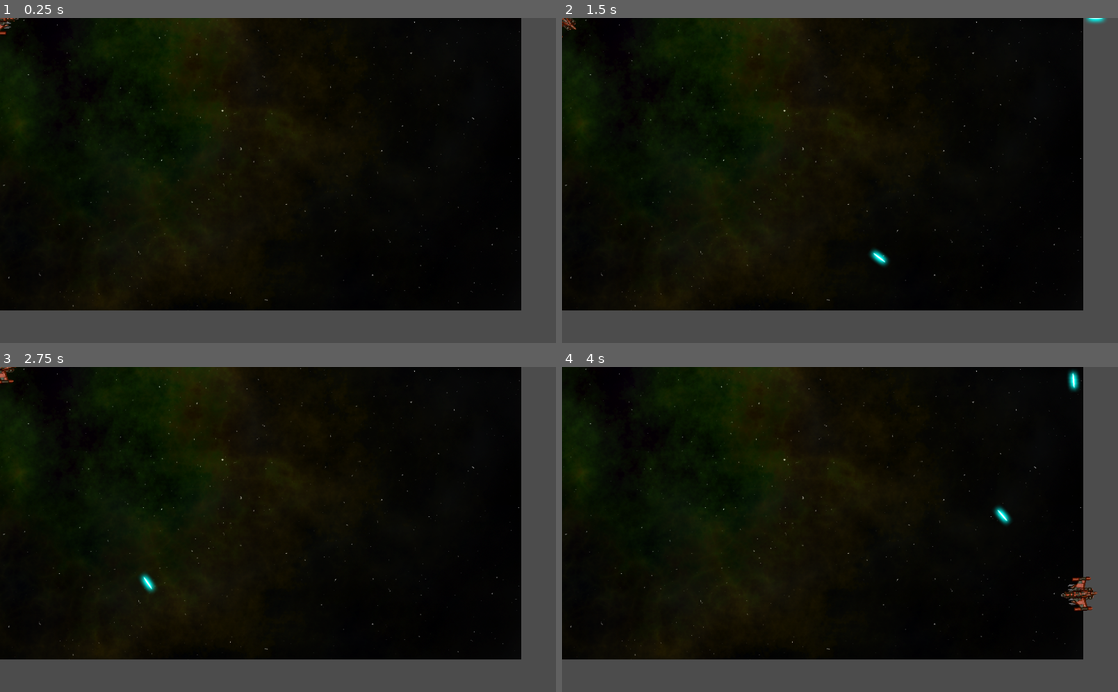
Above: before the commit, frames 1-4 (two rows, left to right).
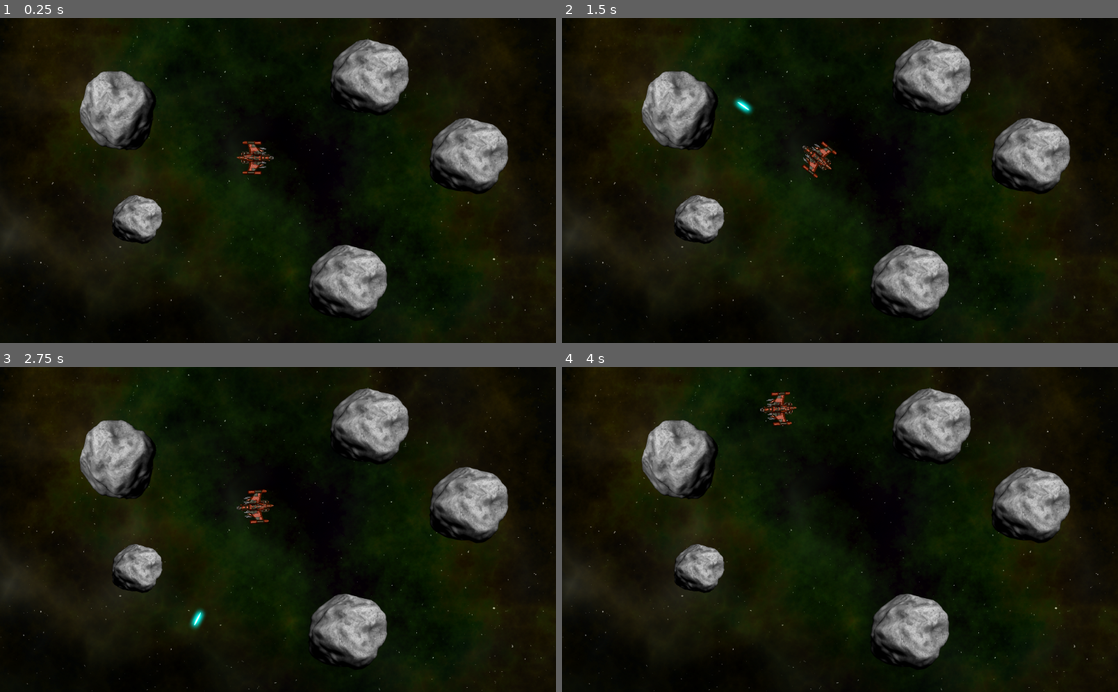
Above: after the commit, the same moments.

Repository: BananaBrainBob/Godot-Projects
Game: Godot game, scene res://Scenes/Main/Main.tscn
Same seed, same stepped clock (60 frames per second), same inputs: the game is played once before the commit and once after it.
Inputs:
- Up to frame 1 (0.25 s): no input
- Up to frame 2 (1.5 s): tap Enter at 0.5 s; hold Right (rotate_right) 0.53-1.28 s; hold Space (shoot) 0.53-1.28 s; hold A (rotate_left) from 1.28 s (still down); tap Space (shoot) at 1.35 s
- Up to frame 3 (2.75 s): release A (rotate_left) at 2.03 s; hold Right (rotate_right) from 2.03 s (still down); hold Space (shoot) from 2.03 s (still down)
- Up to frame 4 (4 s): release Right (rotate_right) at 2.78 s; release Space (shoot) at 2.78 s; hold Up (thrust) 2.78-3.53 s; tap Space (shoot) at 2.85 s; hold A (rotate_left) from 3.53 s (still down); hold Space (shoot) from 3.53 s (still down)

The runs differ from the first frame. In frame 1, 33% of the frame differs, in the area x 0-100%, y 0-100%; in frame 2, 33%; in frame 3, 33%; in frame 4, 33%.
Error after the commit: Invalid operands 'float' and 'Nil' in operator '+'. (res://Scenes/Rock/Rock.gd:24)

Commit message:
did some shit

Diff:
--- a/Space Rocks/Scenes/Main/Main.tscn
+++ b/Space Rocks/Scenes/Main/Main.tscn
@@ -1,15 +1,79 @@
-[gd_scene load_steps=4 format=2]
+[gd_scene load_steps=7 format=2]
 
 [ext_resource path="res://Scenes/Player/Player.tscn" type="PackedScene" id=1]
 [ext_resource path="res://Scenes/Main/space_background.png" type="Texture" id=2]
 [ext_resource path="res://Scenes/Main/Main.gd" type="Script" id=3]
+[ext_resource path="res://Scenes/Rock/Rock.tscn" type="PackedScene" id=4]
+
+[sub_resource type="CircleShape2D" id=2]
+radius = 72.33
+
+[sub_resource type="CircleShape2D" id=1]
+radius = 45.62
 
 [node name="Main" type="Node"]
 script = ExtResource( 3 )
 
 [node name="Background" type="Sprite" parent="."]
+position = Vector2( 500, 274 )
 texture = ExtResource( 2 )
 
 [node name="Player" parent="." instance=ExtResource( 1 )]
+position = Vector2( 470, 258 )
+
+[node name="Rock" parent="." instance=ExtResource( 4 )]
+position = Vector2( 863, 253 )
+__meta__ = {
+"_edit_group_": true
+}
+
+[node name="CollisionShape2D" parent="Rock" index="1"]
+shape = SubResource( 2 )
+
+[node name="Rock3" parent="." instance=ExtResource( 4 )]
+position = Vector2( 680, 108 )
+__meta__ = {
+"_edit_group_": true
+}
+
+[node name="CollisionShape2D" parent="Rock3" index="1"]
+shape = SubResource( 2 )
+
+[node name="Rock4" parent="." instance=ExtResource( 4 )]
+position = Vector2( 640, 487 )
+__meta__ = {
+"_edit_group_": true
+}
+
+[node name="CollisionShape2D" parent="Rock4" index="1"]
+shape = SubResource( 2 )
+
+[node name="Rock5" parent="." instance=ExtResource( 4 )]
+position = Vector2( 215, 171 )
+rotation = -1.54197
+__meta__ = {
+"_edit_group_": true
+}
+
+[node name="CollisionShape2D" parent="Rock5" index="1"]
+shape = SubResource( 2 )
+
+[node name="Rock2" parent="." instance=ExtResource( 4 )]
+position = Vector2( 252, 371 )
+__meta__ = {
+"_edit_group_": true
+}
+
+[node name="Sprite" parent="Rock2" index="0"]
+scale = Vector2( 0.64, 0.64 )
+
+[node name="CollisionShape2D" parent="Rock2" index="1"]
+shape = SubResource( 1 )
 
 [connection signal="shoot" from="Player" to="." method="_on_Player_shoot"]
+
+[editable path="Rock"]
+[editable path="Rock3"]
+[editable path="Rock4"]
+[editable path="Rock5"]
+[editable path="Rock2"]
--- /dev/null
+++ b/Space Rocks/Scenes/Rock/Rock.gd
@@ -0,0 +1,32 @@
+extends RigidBody2D
+
+var screensize := Vector2()
+var size
+var radius
+var scale_factor
+
+
+func start(pos, vel, _size):
+	position = pos
+	size =_size
+	mass = 1.5*size
+	$Sprite.scale = Vector2(1,1) * scale_factor * size
+	radius = int($Sprite.texture.get_size().x/2 *scale_factor *size)
+	var shape = CircleShape2D.new()
+	shape.radius = radius
+	$CollisionShape2D.shape = shape
+	linear_velocity = vel
+	angular_velocity = rand_range(-1.5,1.5)
+
+func _integrate_forces(physics_state : Physics2DDirectBodyState) -> void:
+	var xform := physics_state.get_transform() as Transform2D
+
+	if xform.origin.x > screensize.x + radius:
+		xform.origin.x = 0
+	if xform.origin.x < 0:
+		xform.origin.x = screensize.x + radius
+	if xform.origin.y > screensize.y + radius:
+		xform.origin.y = 0
+	if xform.origin.y < 0:
+		xform.origin.y = screensize.y + radius
+	physics_state.set_transform(xform)
--- /dev/null
+++ b/Space Rocks/Scenes/Rock/Rock.tscn
@@ -0,0 +1,18 @@
+[gd_scene load_steps=4 format=2]
+
+[ext_resource path="res://Scenes/Rock/rock.png" type="Texture" id=1]
+[ext_resource path="res://Scenes/Rock/Rock.gd" type="Script" id=2]
+
+[sub_resource type="PhysicsMaterial" id=1]
+bounce = 1.0
+
+[node name="Rock" type="RigidBody2D"]
+physics_material_override = SubResource( 1 )
+linear_damp = 0.0
+angular_damp = 0.0
+script = ExtResource( 2 )
+
+[node name="Sprite" type="Sprite" parent="."]
+texture = ExtResource( 1 )
+
+[node name="CollisionShape2D" type="CollisionShape2D" parent="."]
--- a/Space Rocks/project.godot
+++ b/Space Rocks/project.godot
@@ -13,6 +13,11 @@
 config/name="Space Rocks"
 run/main_scene="res://Scenes/Main/Main.tscn"
 config/icon="res://Space-Rocks-Icon.png"
+
+[display]
+
+window/stretch/mode="viewport"
+window/stretch/aspect="keep"
 
 [gui]
 
Renamed: Space Rocks/assets/rock.png -> Space Rocks/Scenes/Rock/rock.png
Not shown, changed: Space Rocks/Scenes/Rock/rock.png.import
